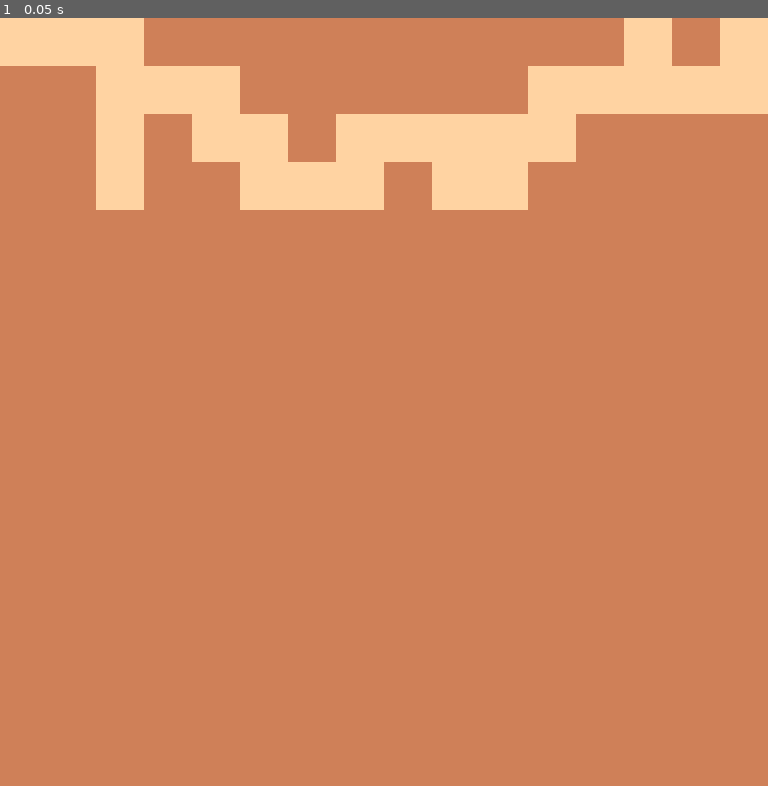
Above: before the commit, frame 1.
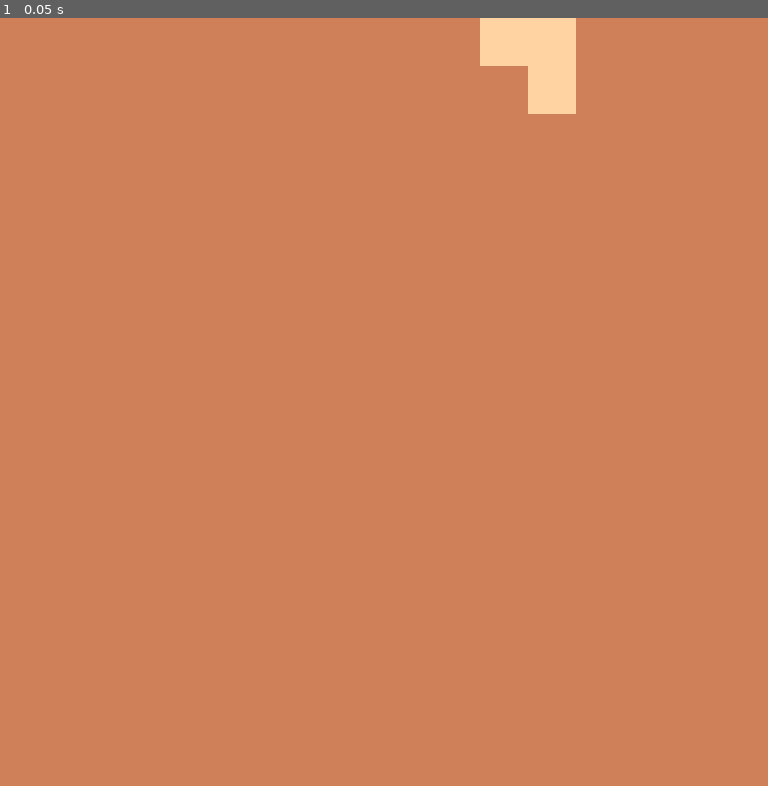
Above: after the commit, the same moment.

Repository: marco-vito/Low-Rez-Jam-2019
Game: Godot game, scene res://Main Scene/MainScene.tscn
The game is run twice, just before and just after one commit, with the same random seed, the same clock (stepped at 60 frames per second) and the same inputs. The project has no main scene, so this scene is started directly.
Inputs:
- Up to frame 1 (0.05 s): no input

The runs differ from the first frame. In frame 1, 11% of the frame differs, in the area x 0-100%, y 0-25%.

Commit message:
update-random-walk
The random walk change the tiles using three parameters: number of columns, number of rows and number of cells you intend to change with the function.

Diff:
--- a/Main Scene/MainScene.gd
+++ b/Main Scene/MainScene.gd
@@ -9,7 +9,7 @@
 
 func _ready():
 	randomize()
-	_drunkard_walk()
+	_drunkard_walk(16, 16, 3)
 
 func _set_array(array):
 	for x in range(width):
@@ -23,21 +23,22 @@
 		for y in range(height):
 			$TileMap.set_cell(x, y, array[x][y])
 
-func _drunkard_walk():
-	if posX > 16 or posY > 16:
-		return
-	if $TileMap.get_cell(posX, posY) != 0:
-		$TileMap.set_cell(posX, posY, 0)
-	var direction = dirArray[randi()%dirArray.size()]
-	if direction == "North":
-		posY -= 1
-		if posY < 0:
-			abs(posY)
-	elif direction == "South":
-		posY += 1
-	elif direction == "East":
-		posX += 1
-	elif direction == "West":
-		if posX < 0:
-			abs(posX)
-	_drunkard_walk()
+func _drunkard_walk(columns, rows, size):
+	posX = randi()%(columns+1)
+	posY = randi()%(rows+1)
+	while size > 0:
+		if $TileMap.get_cell(posX, posY) != 0:
+			$TileMap.set_cell(posX, posY, 0)
+			size -= 1
+		var direction = dirArray[randi()%dirArray.size()]
+		if direction == "North":
+			posY -= 1
+			if posY < 0:
+				abs(posY)
+		elif direction == "South":
+			posY += 1
+		elif direction == "East":
+			posX += 1
+		elif direction == "West":
+			if posX < 0:
+				abs(posX)
